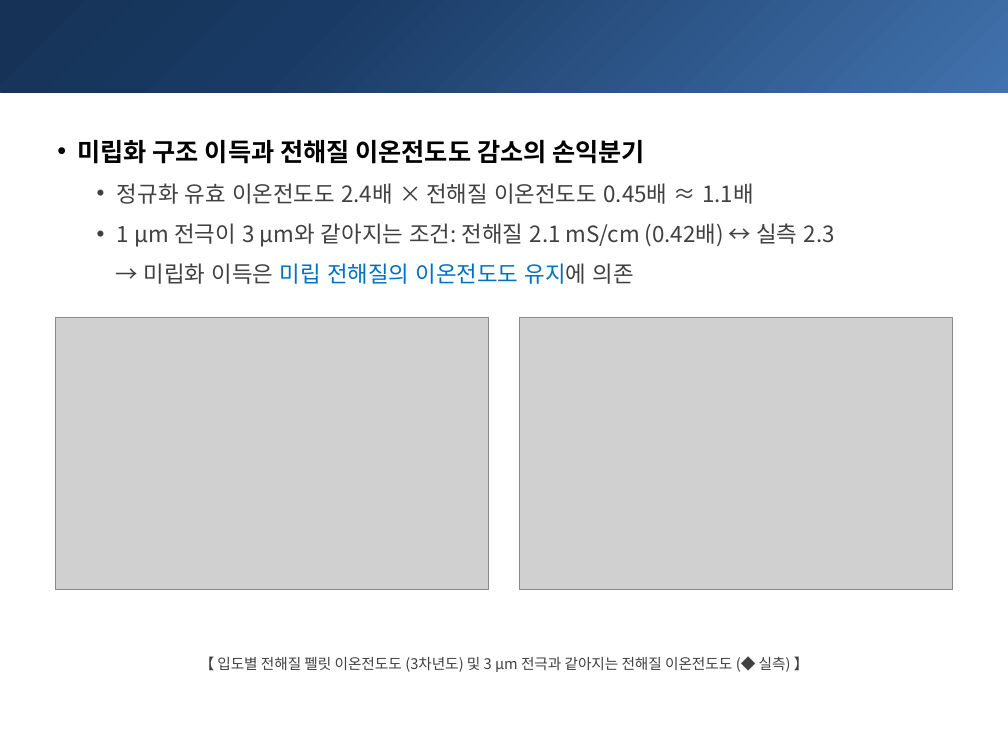
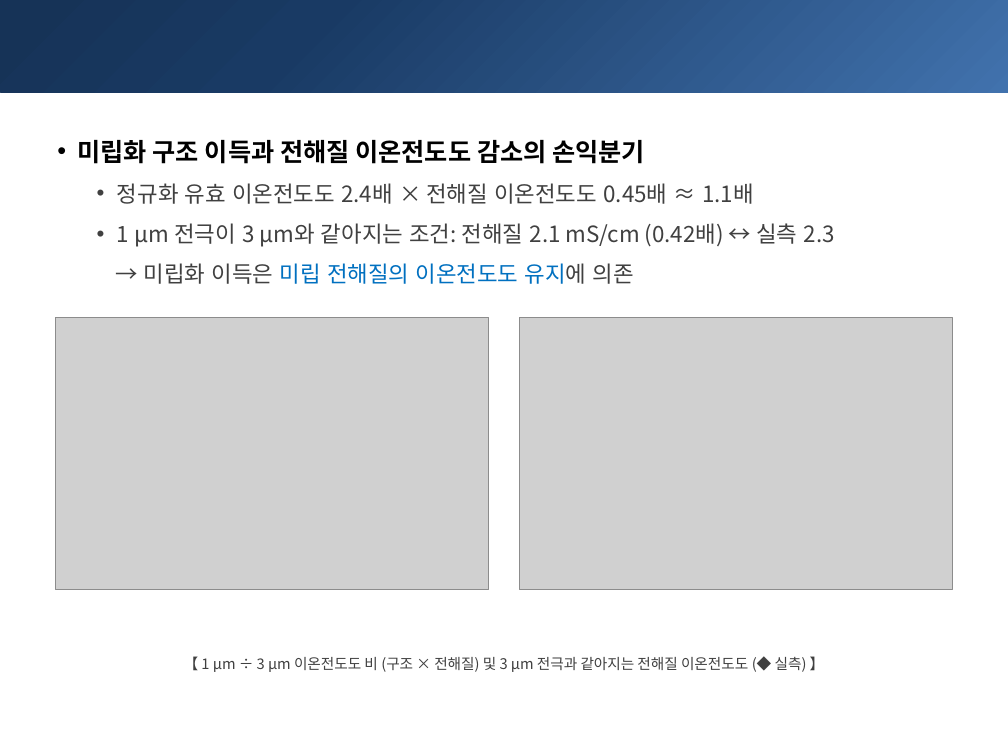
Before and after one commit to yonghoon7153-source/Yonghoon-DEM-DFT, a slide deck: slide 8 of docs/50kg/report_y4/meeting_20261104/kg50_meeting_dem8_20261104.pptx (slide 7 before the commit). Drawn at 1008x756 pixels with LibreOffice and Linux fonts; fonts in the diff are those of the drawing; grey boxes stand for pictures. Boxes give left, top, right and bottom in pixels: in the first picture for what was removed or moved away, otherwise in the second. Text is boxed around its words. In the diff, an @@ line names an element or a change of style, - is before the commit and + after.

```diff
--- a/docs/50kg/report_y4/meeting_20261104/kg50_meeting_dem8_20261104.pptx
+++ b/docs/50kg/report_y4/meeting_20261104/kg50_meeting_dem8_20261104.pptx
@@ text at (184, 656, 825, 672): text changed @@
-【 입도별 전해질 펠릿 이온전도도 (3차년도) 및 3 µm 전극과 같아지는 전해질 이온전도도 (◆ 실측) 】
+【 1 µm ÷ 3 µm 이온전도도 비 (구조 × 전해질) 및 3 µm 전극과 같아지는 전해질 이온전도도 (◆ 실측) 】
```
Also in this commit, not shown: 2 other slides changed, 2 slides added, 30 other files.
